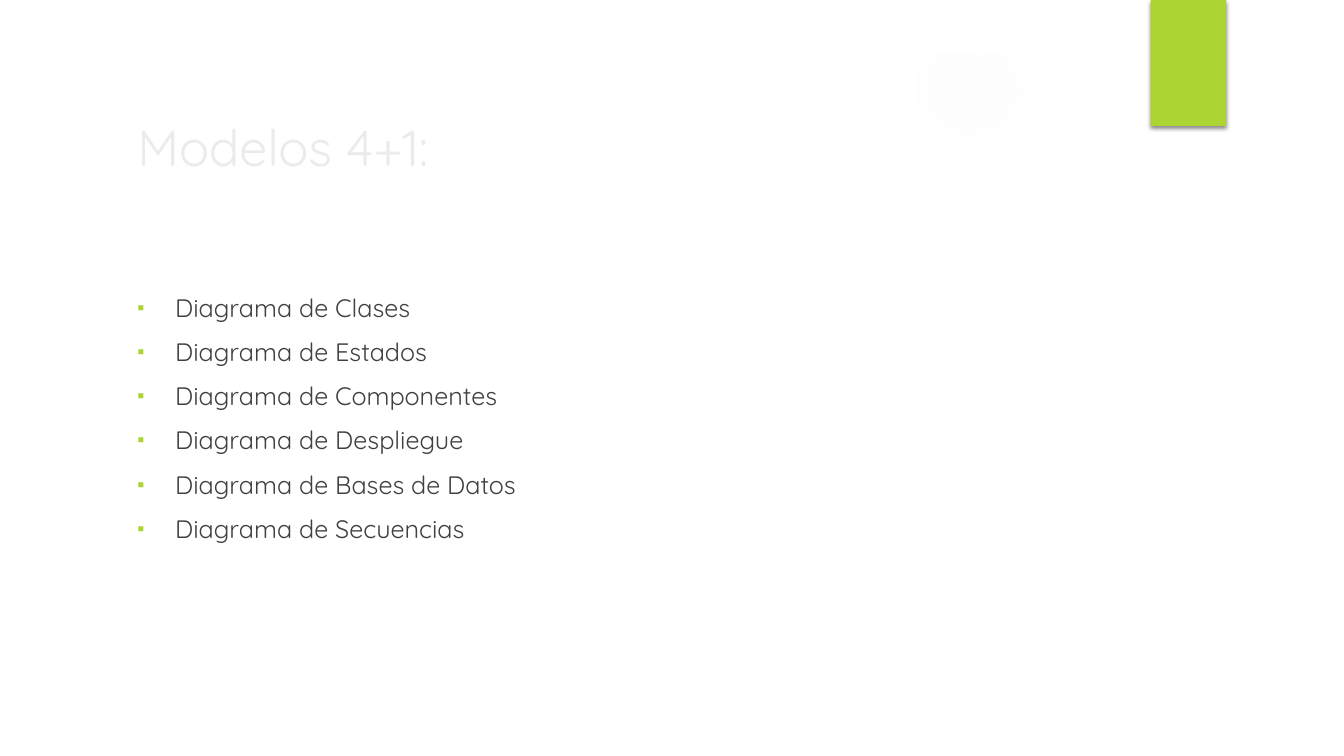
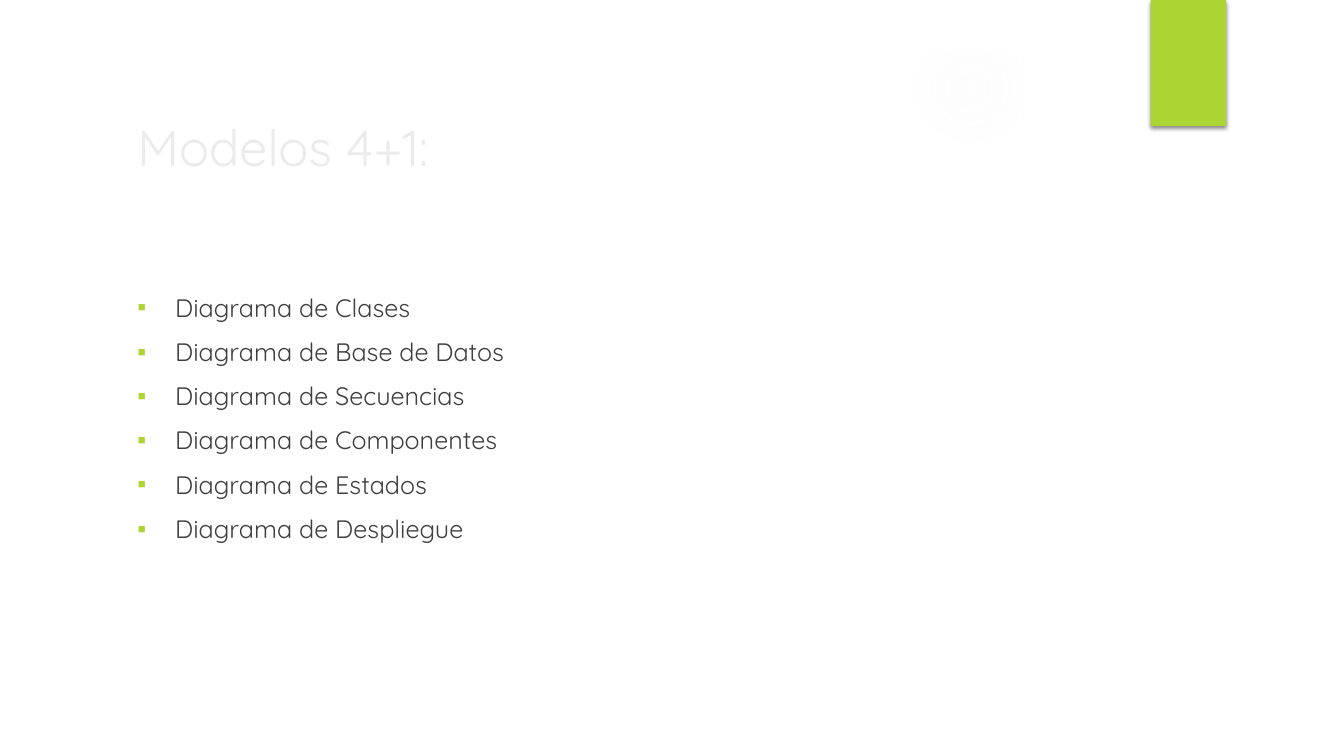
Before and after one commit to lVicel/ICF232_202010_Grupo11_AsYourWish, a slide deck: slide 3 of Presentacion - As You Wish.pptx. Drawn at 1344x756 pixels with LibreOffice and Linux fonts; fonts in the diff are those of the drawing; background and template pictures are left out. Boxes give left, top, right and bottom in pixels: in the first picture for what was removed or moved away, otherwise in the second. Text is boxed around its words. In the diff, an @@ line names an element or a change of style, - is before the commit and + after.

```diff
--- a/Presentacion - As You Wish.pptx
+++ b/Presentacion - As You Wish.pptx
@@ text at bbox=[175, 298, 463, 543]: text colour #404040 to #3F3F3F in "Diagrama de Clases", "Diagrama de Estados", "Diagrama de Despliegue"; less space between paragraphs @@
@@ text at bbox=[175, 342, 504, 454]: paragraphs added @@
+▪ Diagrama de Base de Datos
+▪ Diagrama de Secuencias
+▪ Diagrama de Componentes
@@ text at bbox=[175, 386, 497, 410]: paragraph removed @@
-▪ Diagrama de Componentes
@@ text at bbox=[175, 475, 515, 543]: paragraphs removed @@
-▪ Diagrama de Bases de Datos
-▪ Diagrama de Secuencias
```
Also in this commit, not shown: 9 other slides changed.
